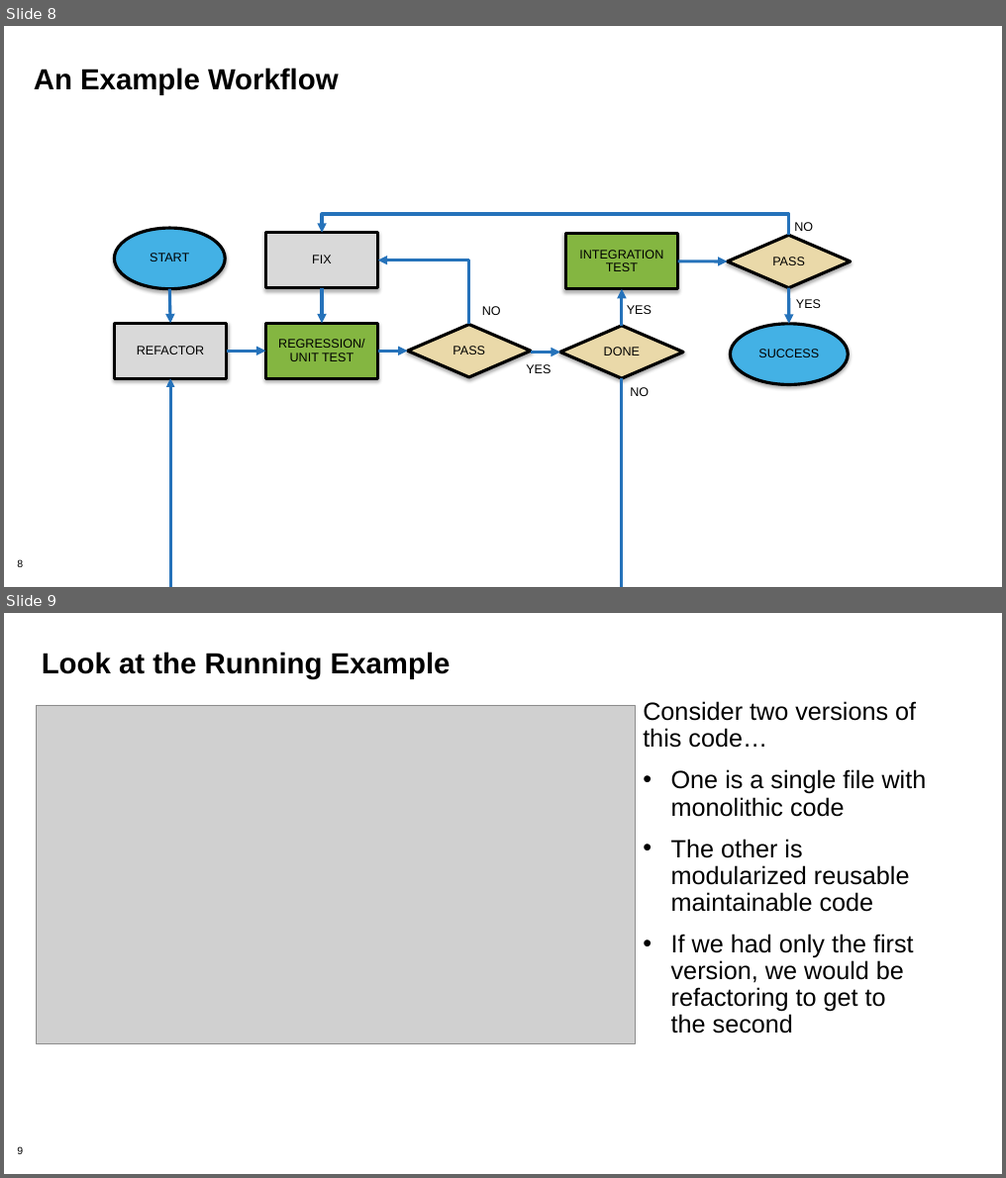
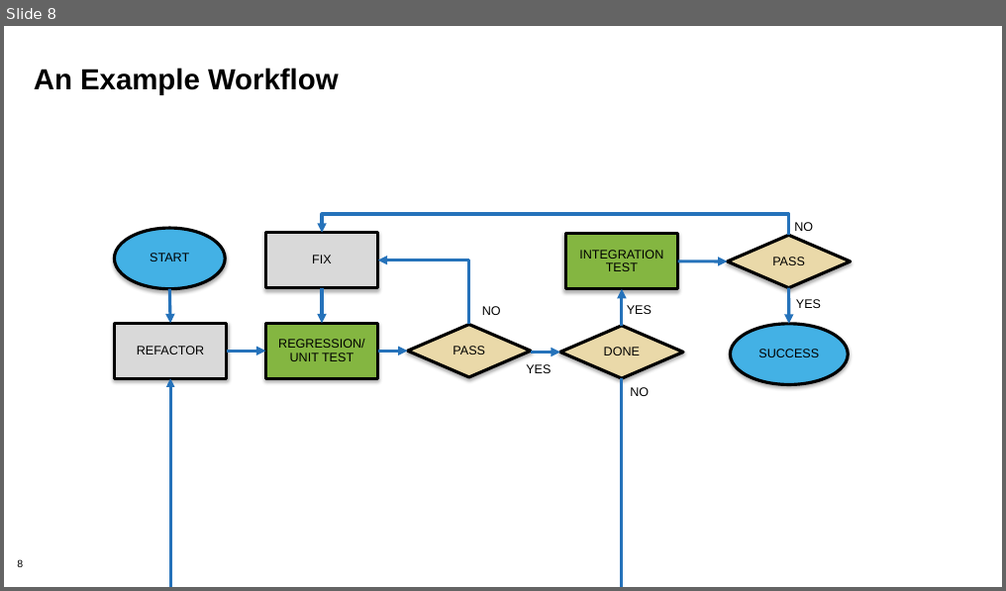
Before and after one commit to bssw-tutorial/presentations, a slide deck: refactoring.pptx. Shown one above the other, each under a label of ours: slides 8 and 9 before the commit, slide 8 after it. The pictures are 1006x1178 and 1006x591 pixels, drawn with LibreOffice and Linux fonts; fonts in the diff are those of the drawing; grey boxes stand for pictures. Boxes give left, top, right and bottom in pixels: in the first picture for what was removed or moved away, otherwise in the second. Text is boxed around its words. In the diff, an @@ line names an element or a change of style, - is before the commit and + after.

Commit message:
redid refactoring

```diff
--- a/refactoring.pptx
+++ b/refactoring.pptx
@@ slide 9 removed at box(4, 613, 1002, 1174), background #FFFFFF; not listed: 1 template element that a slide beside it also shows @@
@@ title removed at box(42, 652, 450, 679) @@
-Look at the Running Example
@@ text removed at box(643, 701, 927, 1034) @@
-Consider two versions of this code…
-• One is a single file with monolithic code
-• The other is modularized reusable maintainable code
-• If we had only the first version, we would be refactoring to get to the second
@@ picture removed at box(37, 705, 635, 1045) @@
```
Also in this commit, not shown: 4 slides changed, 1 slide added, 10 other slides removed.
